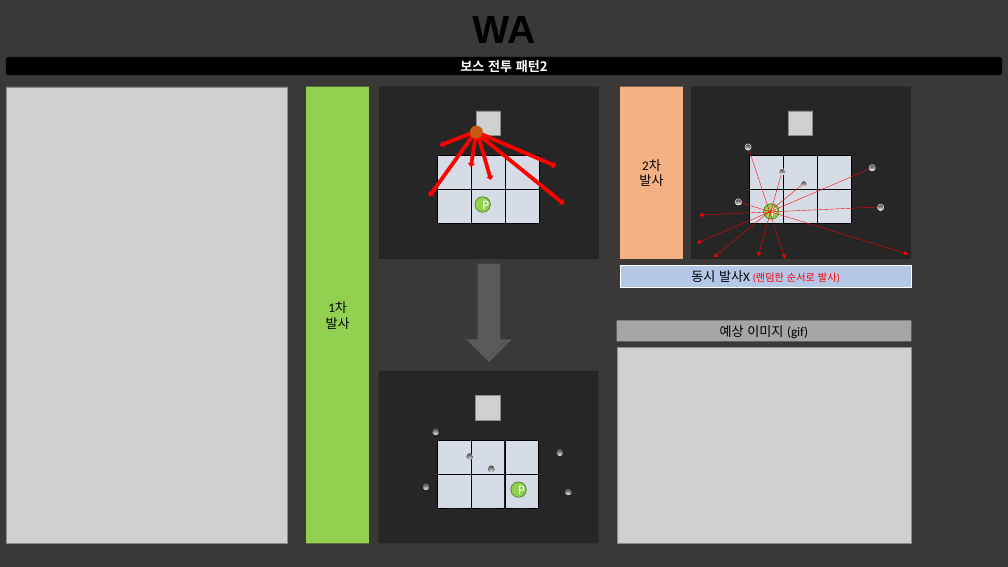
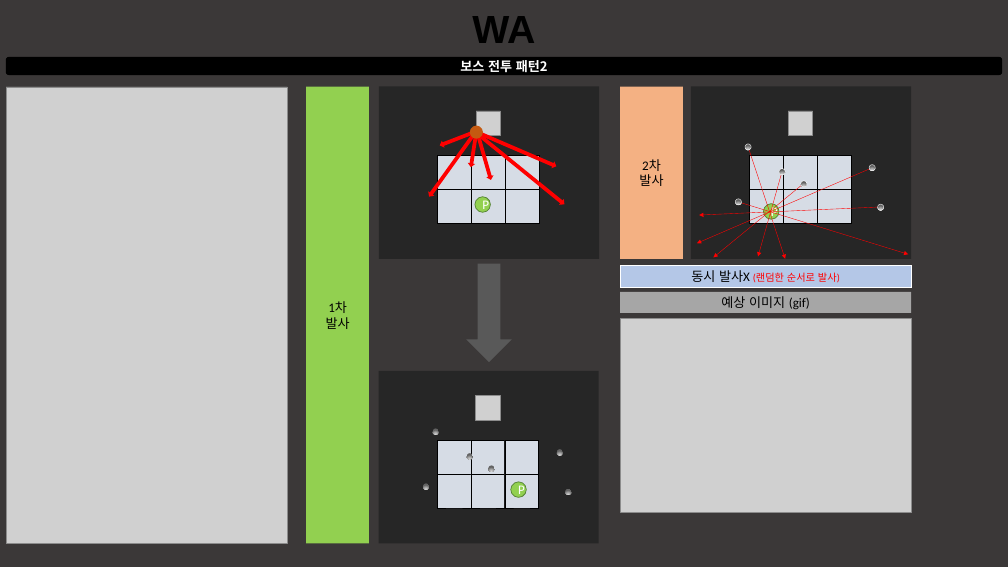
Before and after one commit to taeseongeom/WA, a slide deck: slide 9 of 기획서/문서/보스 기획서.pptx (slide 7 before the commit). Drawn at 1008x567 pixels with LibreOffice and Linux fonts; fonts in the diff are those of the drawing; grey boxes stand for pictures. Boxes give left, top, right and bottom in pixels: in the first picture for what was removed or moved away, otherwise in the second. Text is boxed around its words. In the diff, an @@ line names an element or a change of style, - is before the commit and + after.

```diff
--- a/기획서/문서/보스 기획서.pptx
+++ b/기획서/문서/보스 기획서.pptx
@@ rectangle "예상 이미지 (gif)": place and size @@
-rectangle "예상 이미지 (gif)" at bbox=[617, 320, 911, 341]
+rectangle "예상 이미지 (gif)" at bbox=[620, 292, 911, 313]
@@ picture: place and size @@
-picture at bbox=[617, 347, 911, 543]
+picture at bbox=[621, 319, 912, 513]
```
Also in this commit, not shown: 5 other slides changed, 3 slides added, 4 other files.
